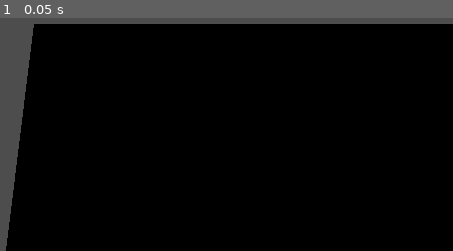
Above: before the commit, frame 1.
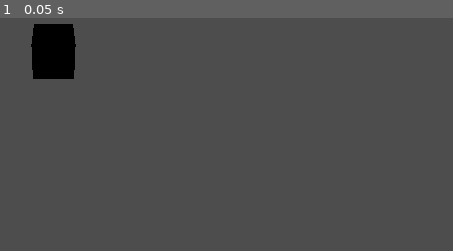
Above: after the commit, the same moment.

Repository: nicoexport/rendering_one_million_animated_objects_in_godot
Game: Godot game, scene res://scenes/main.tscn
The game is run twice, just before and just after one commit, with the same random seed, the same clock (stepped at 60 frames per second) and the same inputs.
Inputs:
- Up to frame 1 (0.05 s): no input

The runs differ from the first frame. In frame 1, 91% of the frame differs, in the area x 1-100%, y 2-100%.

Commit message:
instantiating singular cube

Diff:
--- a/scenes/main.tscn
+++ b/scenes/main.tscn
@@ -1,16 +1,9 @@
-[gd_scene load_steps=3 format=3 uid="uid://da84wuiftwfdn"]
+[gd_scene load_steps=2 format=3 uid="uid://da84wuiftwfdn"]
 
 [ext_resource type="Script" uid="uid://bjj5apo64yhky" path="res://scripts/controller.gd" id="1_o5qli"]
 
-[sub_resource type="BoxMesh" id="BoxMesh_o5qli"]
-
 [node name="Main" type="Node3D"]
-
-[node name="Controller" type="Node3D" parent="."]
 script = ExtResource("1_o5qli")
 
 [node name="Camera3D" type="Camera3D" parent="."]
 transform = Transform3D(1, 0, 0, 0, 0.876037, 0.482243, 0, -0.482243, 0.876037, 0, 4.04991, 6.10433)
-
-[node name="MeshInstance3D" type="MeshInstance3D" parent="."]
-mesh = SubResource("BoxMesh_o5qli")
--- a/scripts/controller.gd
+++ b/scripts/controller.gd
@@ -3,9 +3,7 @@
 @export var grid_resolution: Vector2 = Vector2(20, 20)
 
 func _ready() -> void:
-    for x in range(grid_resolution.x):
-        for z in range(grid_resolution.y):
-            var instance = MeshInstance3D.new()
-            add_child(instance)
-            instance.mesh = BoxMesh.new()
-            instance.global_position = Vector3(x, 0.0, z)
+	var instance := MeshInstance3D.new()
+	add_child(instance)
+	instance.mesh = BoxMesh.new()
+	instance.global_position = Vector3.ZERO
--- a/scripts/main_controller.gd
+++ /dev/null
@@ -1,11 +0,0 @@
-extends Node3D
-
-@export var grid_resolution: Vector2 = Vector2(20, 20)
-
-func _ready() -> void:
-    for x in range(grid_resolution.x):
-        for z in range(grid_resolution.y):
-            var instance = MeshInstance3D.new()
-            instance.mesh = BoxMesh.new()
-            get_tree().root.add_child(instance)
-            instance.transform.origin = Vector3(x, 0.0, z)
Not shown, removed: scripts/main_controller.gd.uid
